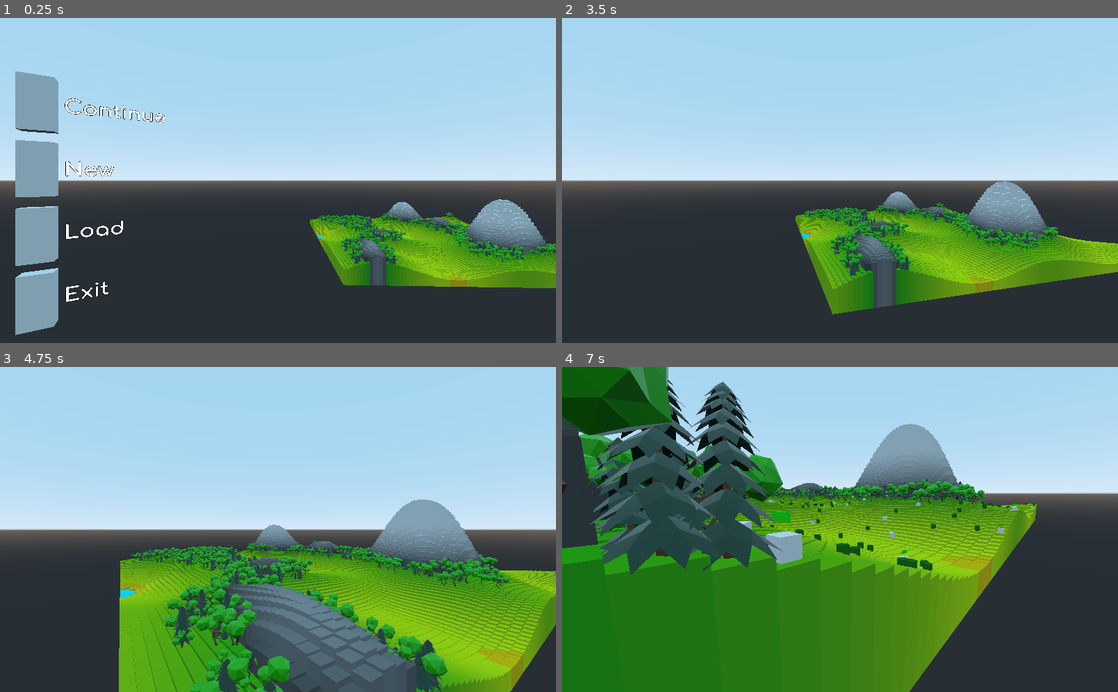
Above: before the commit, frames 1-4 (two rows, left to right).
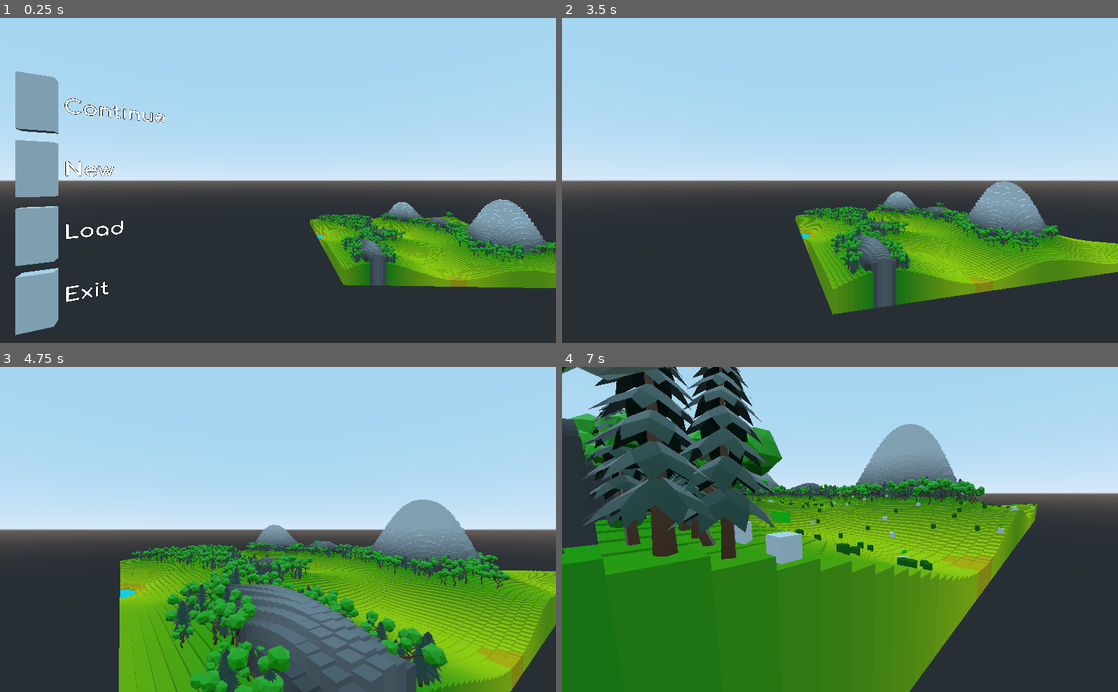
Above: after the commit, the same moments.

Repository: Di4ik3r/HowItEnds
Game: Godot game, scene res://scenes/main_menu/MainMenu.tscn
Two runs of this game, one before a commit and one after it. Both use one fixed random seed, a clock stepped at 60 frames per second and the inputs below.
Inputs (mouse positions are in pixels of both pictures, inside the frame that each line leads up to):
- Up to frame 1 (0.25 s): no input
- Up to frame 2 (3.5 s): tap Enter at 0.5, 2 s; move the mouse to (962, 164) at 0.52 s; hold D (move_right) 0.53-1.25 s; hold Shift (glide) 0.53-1.25 s; click (962, 164) at 0.67 s; tap Space (jump) at 0.77, 1.25, 2.75 s; drag from (728, 196) to (812, 245) at 1.27 s; move the mouse to (895, 109) at 2.02 s; hold D (move_right) 2.03-2.75 s; hold Shift (glide) 2.03-2.75 s; drag from (812, 245) to (673, 131) at 2.77 s
- Up to frame 3 (4.75 s): move the mouse to (444, 578) at 3.52 s; hold A (move_left) 3.53-4.25 s; hold Shift (glide) 3.53-4.25 s; tap Space (jump) at 3.77 s; drag from (111, 480) to (194, 448) at 4.27 s
- Up to frame 4 (7 s): move the mouse to (845, 529) at 5.02 s; hold W (move_forward) 5.03-5.78 s; hold Shift (glide) 5.03-5.78 s; move the mouse to (817, 523) at 5.77 s; hold D (move_right) 5.78-6.53 s; tap Shift (glide) at 5.85 s; tap Space (jump) at 6.02, 6.77 s; move the mouse to (867, 529) at 6.52 s; hold W (move_forward) from 6.53 s (still down); hold Shift (glide) from 6.53 s (still down)

The runs differ from the first frame. In frame 1, 1.3% of the frame differs, in the area x 57-100%, y 59-76%; in frame 2, 1.9%; in frame 3, 7.8%; in frame 4, 15%, in the area x 0-76%, y 0-64%.

Commit message:
tree height fixed

Diff:
--- a/scripts/map/MapGenerator.gd
+++ b/scripts/map/MapGenerator.gd
@@ -201,7 +201,7 @@
 #	var calc: float = (abs(min_height) + height) * MapVars.BLOCK_HEIGHT_MULTIPLIER / (MapVars.BLOCK_HEIGHT_MULTIPLIER / 2) + 1
 	var calc: float = (abs(min_height) + height) * 2 + 1
 
-	calc -= 1.5
+	calc -= 1
 #	calc = 10
 
 	var offset = 0.15
